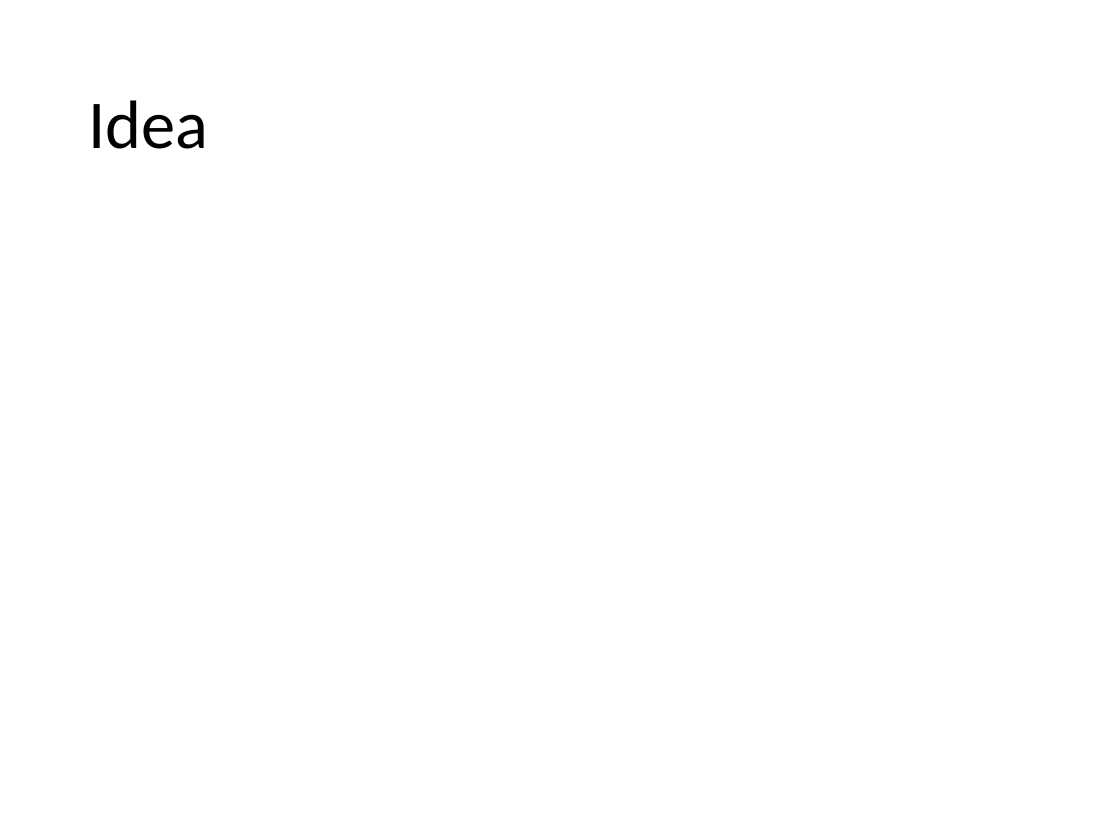
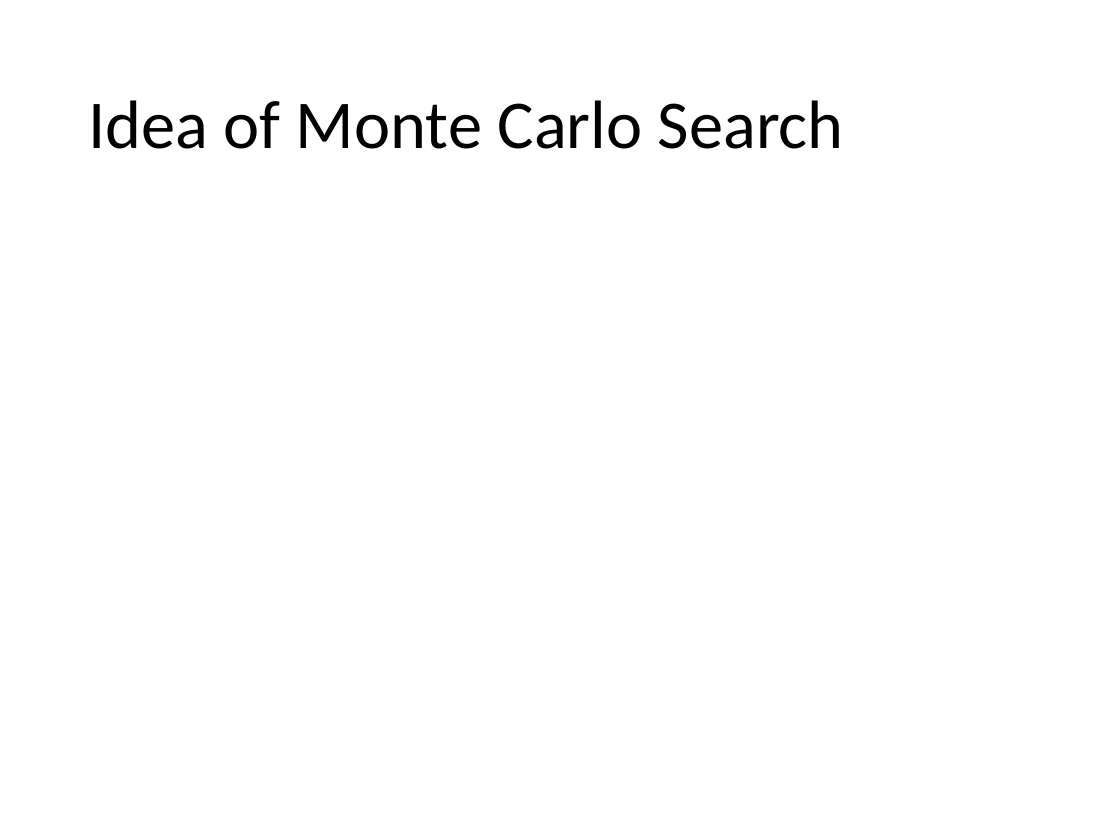
Before and after one commit to mhahsler/CS7320-AI, a slide deck: slide 37 of slides/05_games.pptx (slide 36 before the commit). Drawn at 1120x840 pixels with LibreOffice and Linux fonts; fonts in the diff are those of the drawing; grey boxes stand for pictures. Boxes give left, top, right and bottom in pixels: in the first picture for what was removed or moved away, otherwise in the second. Text is boxed around its words. In the diff, an @@ line names an element or a change of style, - is before the commit and + after.

```diff
--- a/slides/05_games.pptx
+++ b/slides/05_games.pptx
@@ title at [88,100,844,149]: text changed @@
-Idea
+Idea of Monte Carlo Search
```
Also in this commit, not shown: 6 other slides changed, 1 slide added, 1 other file.
